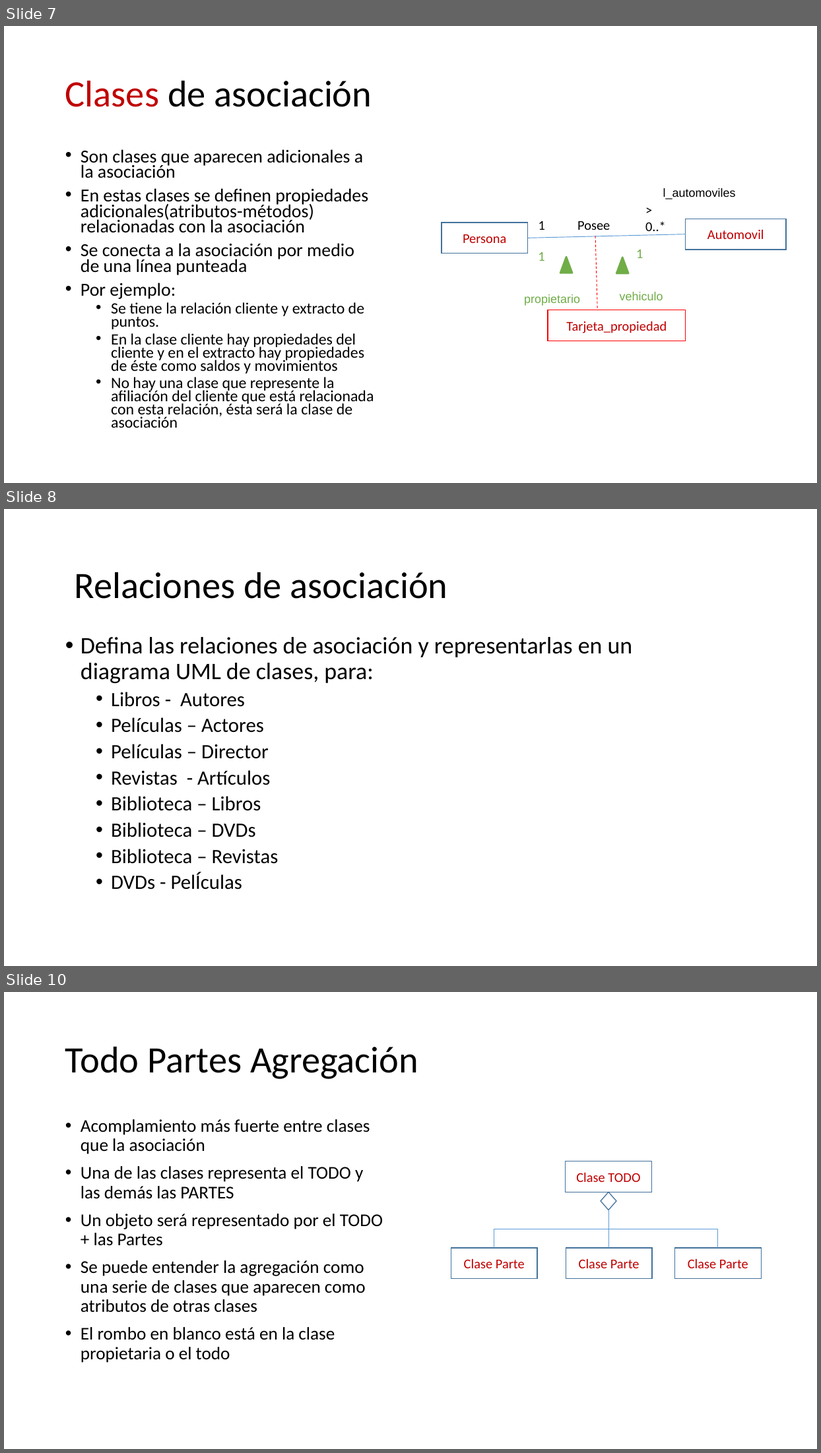
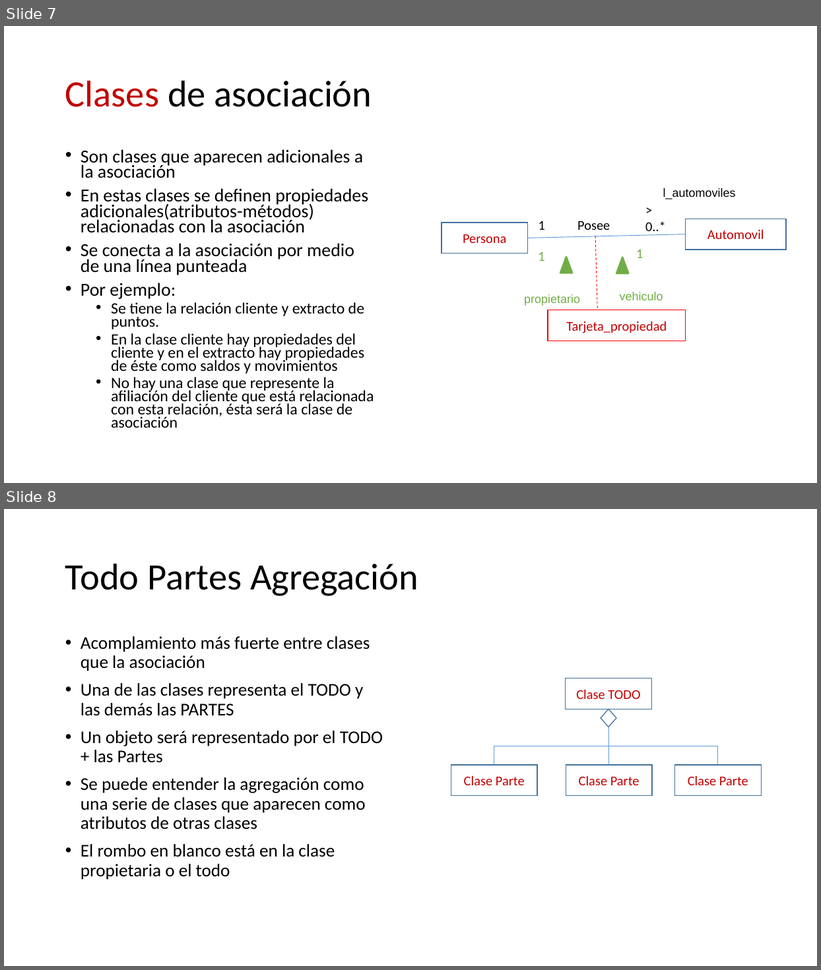
Before and after one commit to CesarLopez-Profe/Paradigmas_de_Programacion, a slide deck: Slides/POO/4 Relaciones entre clases.pptx. Shown one above the other, each under a label of ours: slides 7, 8 and 10 before the commit, slides 7 and 8 after it; the slides between them are not shown. The pictures are 821x1453 and 821x970 pixels, drawn with LibreOffice and Linux fonts; fonts in the diff are those of the drawing; background and template pictures are left out. Boxes give left, top, right and bottom in pixels: in the first picture for what was removed or moved away, otherwise in the second. Text is boxed around its words. In the diff, an @@ line names an element or a change of style, - is before the commit and + after.

```diff
--- a/Slides/POO/4 Relaciones entre clases.pptx
+++ b/Slides/POO/4 Relaciones entre clases.pptx
@@ slide 8 removed at [4, 509, 817, 966], background picture (left out) @@
@@ text removed at [74, 572, 448, 599] @@
-Relaciones de asociación
@@ text removed at [81, 637, 633, 890] @@
-• Defina las relaciones de asociación y representarlas en un diagrama UML de clases, para:
-  • Libros - Autores
-  • Películas – Actores
-  • Películas – Director
-  • Revistas - Artículos
-  • Biblioteca – Libros
-  • Biblioteca – DVDs
-  • Biblioteca – Revistas
-  • DVDs - PelÍculas
@@ what was slide 10 is now slide 8 @@
```
Also in this commit, not shown: 1 slide changed, 1 other slide removed, 24 other files.
